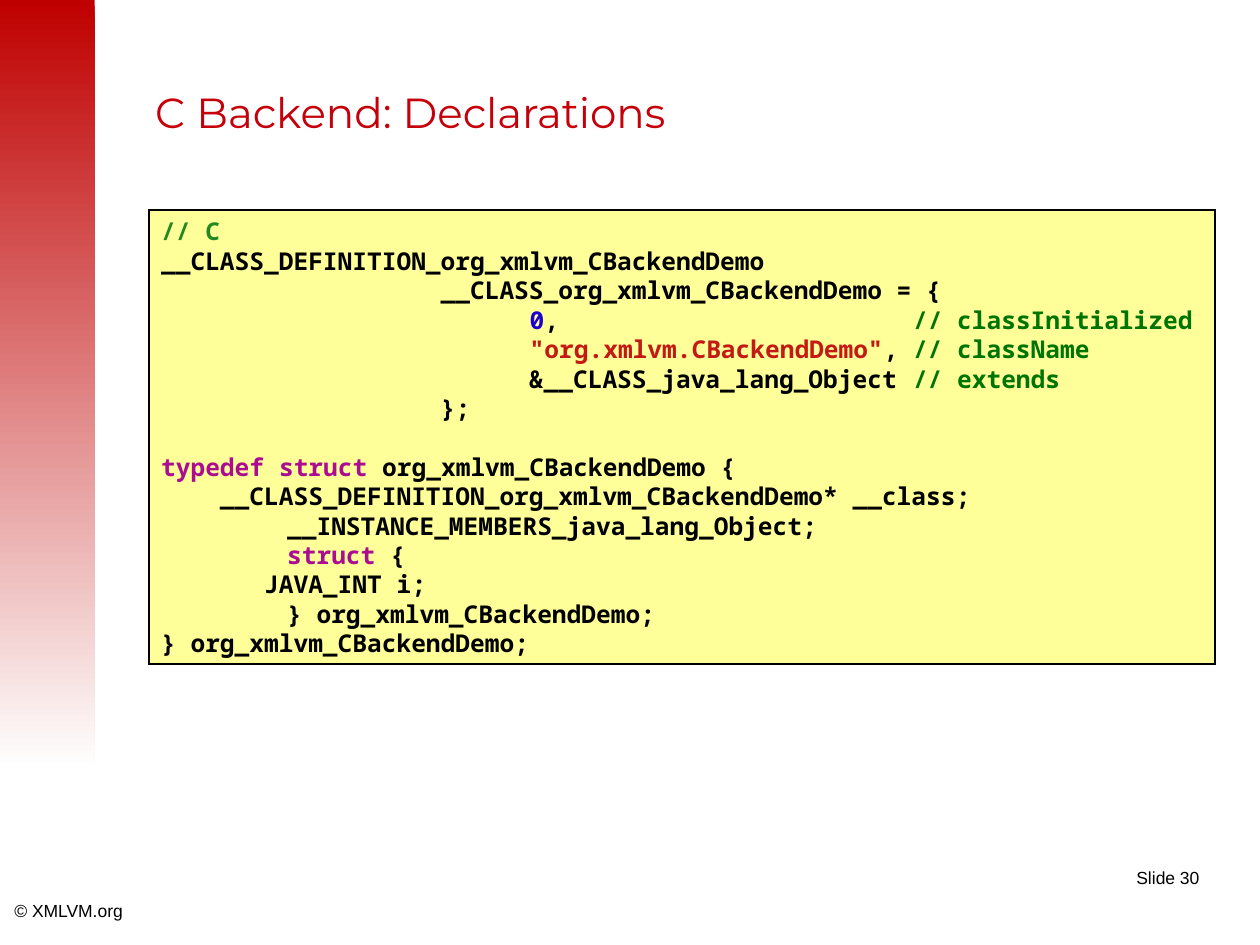
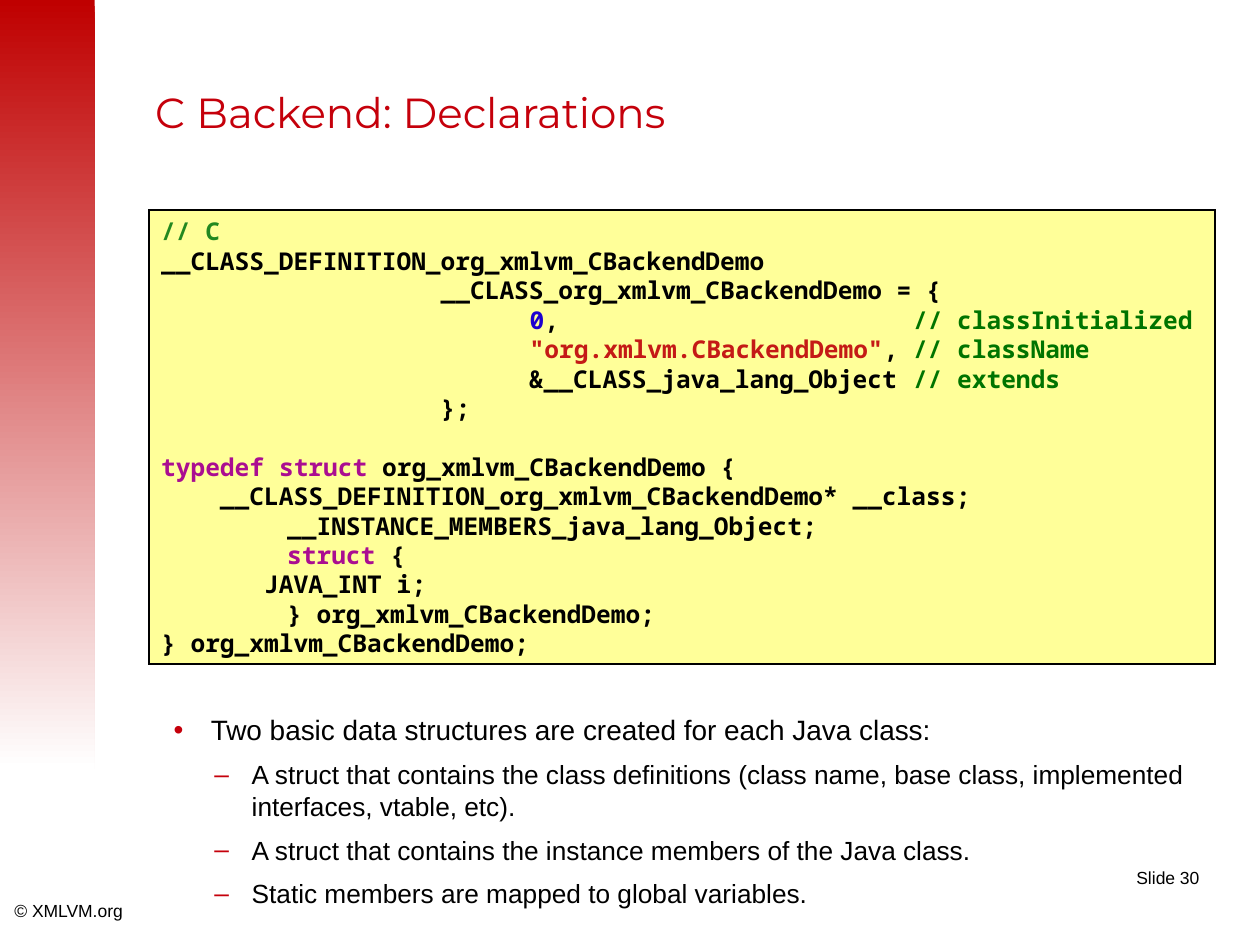
Before and after one commit to tisoft/xmlvm, a slide deck: slide 30 of doc/slides/android2iphone-master.odp. Drawn at 1260x945 pixels with LibreOffice and Linux fonts; fonts in the diff are those of the drawing; background and template pictures are left out. Boxes give left, top, right and bottom in pixels: in the first picture for what was removed or moved away, otherwise in the second. Text is boxed around its words. In the diff, an @@ line names an element or a change of style, - is before the commit and + after.

Commit message:
Add descriptions to the C backend slides.

```diff
--- a/doc/slides/android2iphone-master.odp
+++ b/doc/slides/android2iphone-master.odp
@@ text added at (x1=211, y1=719, x2=1183, y2=909), 15 pt, text #000000 @@
+• Two basic data structures are created for each Java class:
+  – A struct that contains the class definitions (class name, base class, implemented interfaces, vtable, etc).
+  – A struct that contains the instance members of the Java class.
+  – Static members are mapped to global variables.
```
Also in this commit, not shown: 5 other slides changed.
